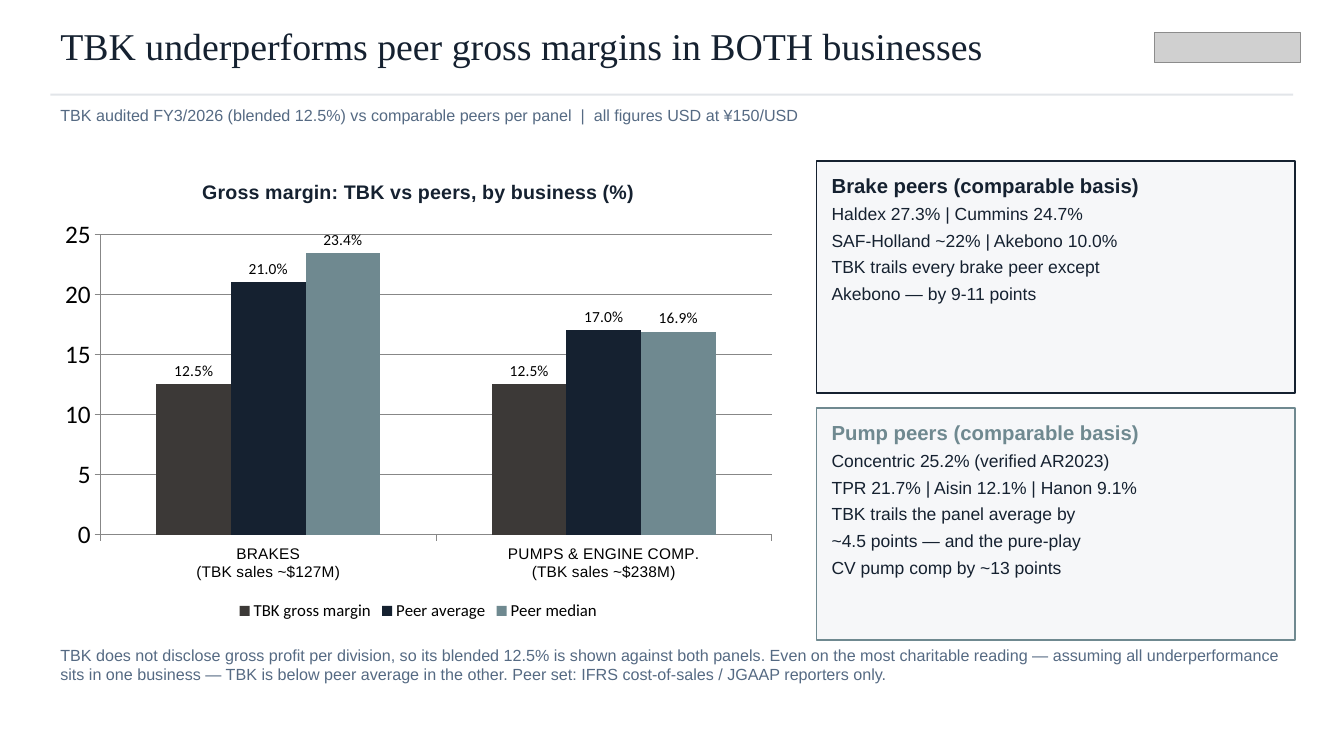
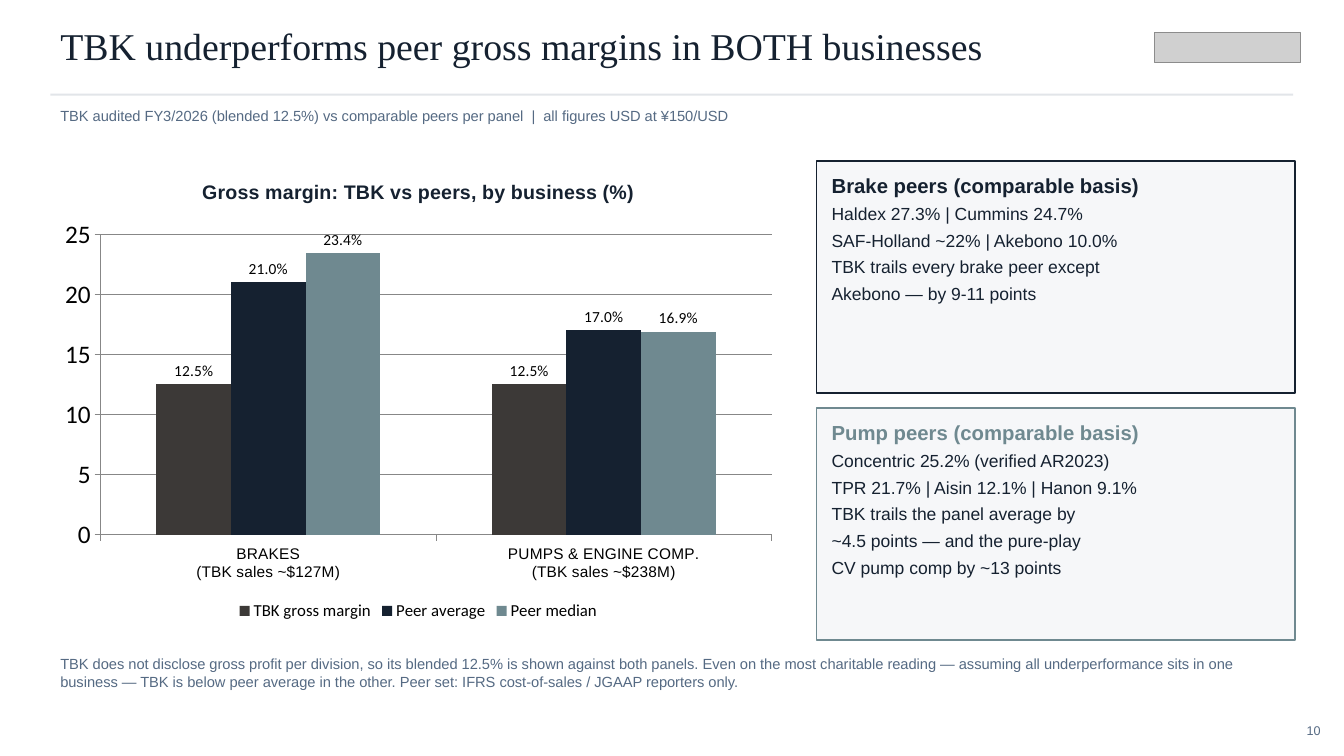
Before and after one commit to charette-lab/Claude, a slide deck: slide 10 of TBK_rd_gap_slides.pptx (slide 9 before the commit). Drawn at 1344x756 pixels with LibreOffice and Linux fonts; fonts in the diff are those of the drawing; grey boxes stand for pictures. Boxes give left, top, right and bottom in pixels: in the first picture for what was removed or moved away, otherwise in the second. Text is boxed around its words. In the diff, an @@ line names an element or a change of style, - is before the commit and + after.

```diff
--- a/TBK_rd_gap_slides.pptx
+++ b/TBK_rd_gap_slides.pptx
@@ text "TBK audited FY3/2026 (blended 12.5%) ..." at (60, 110, 728, 124): size 11.5 to 10.5 pt @@
@@ text "TBK does not disclose gross ..." at (60, 658, 1233, 690): size 11.5 to 10.5 pt @@
@@ text "TBK does not disclose gross ...": place and size @@
-text "TBK does not disclose gross ..." at (60, 649, 1279, 684)
+text "TBK does not disclose gross ..." at (60, 658, 1233, 690)
@@ text added at (1307, 726, 1321, 735), 9 pt, text #556A83 @@
+10
```
Also in this commit, not shown: 25 other slides changed, 1 slide added, 1 other file.
